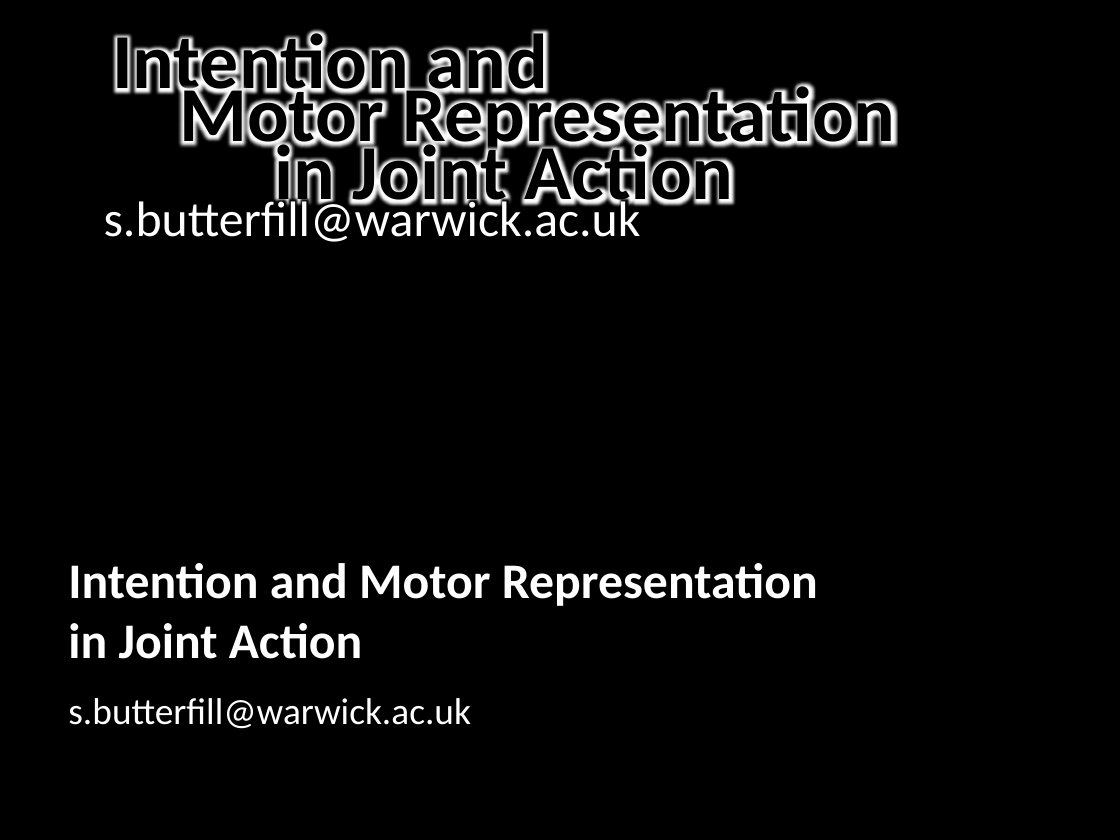
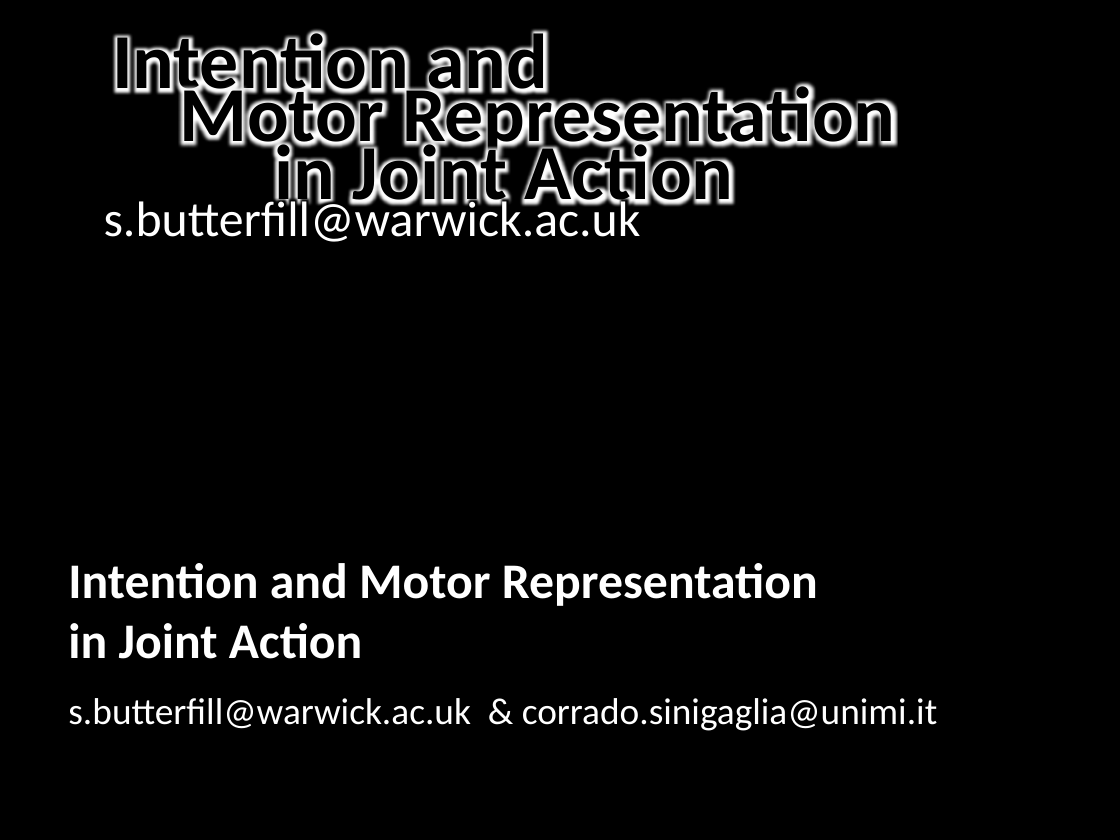
Before and after one commit to butterfill/writing, a slide deck: slide 1 of conf joint action --- sharing goals vs sharing intentions cambridge 2012 talk/intention and motor representation in joint action v2.pptx. Drawn at 1120x840 pixels with LibreOffice and Linux fonts; fonts in the diff are those of the drawing; background and template pictures are left out. Boxes give left, top, right and bottom in pixels: in the first picture for what was removed or moved away, otherwise in the second. Text is boxed around its words. In the diff, an @@ line names an element or a change of style, - is before the commit and + after.

```diff
--- a/conf joint action --- sharing goals vs sharing intentions cambridge 2012 talk/intention and motor representation in joint action v2.pptx
+++ b/conf joint action --- sharing goals vs sharing intentions cambridge 2012 talk/intention and motor representation in joint action v2.pptx
@@ text at <box>68,698,937,731</box>: text changed @@
-s.butterfill@warwick.ac.uk
+s.butterfill@warwick.ac.uk & corrado.sinigaglia@unimi.it
```
Also in this commit, not shown: 13 other slides changed, 3 slides added, 1 slide removed, 11 other files.
